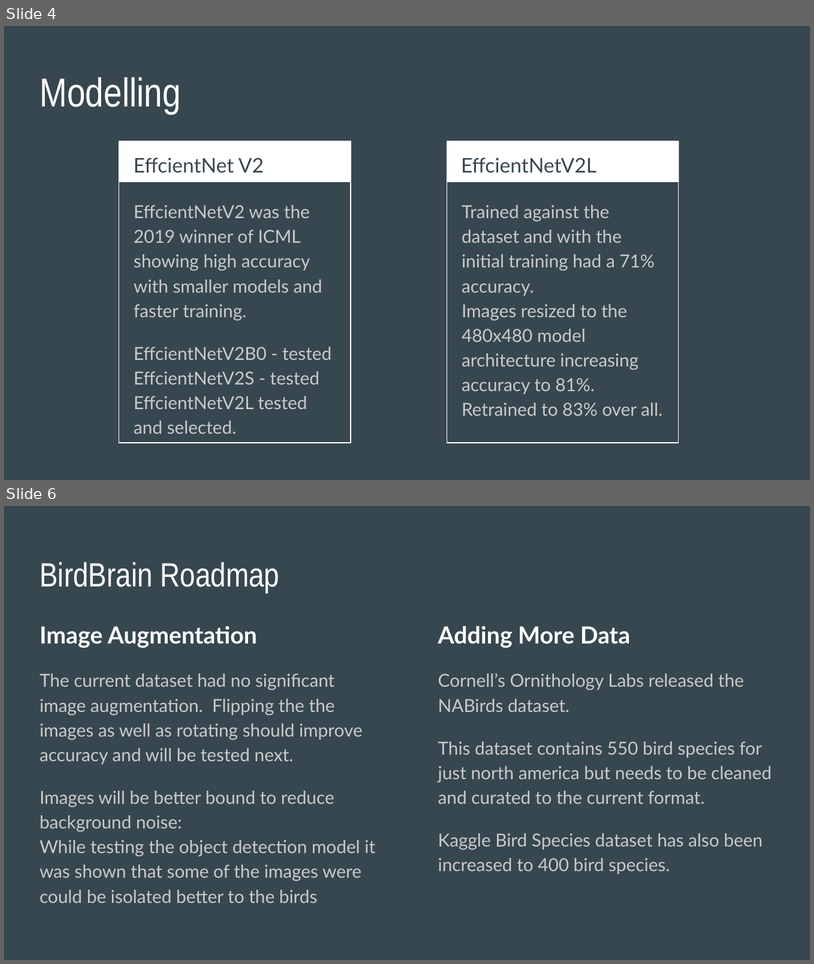
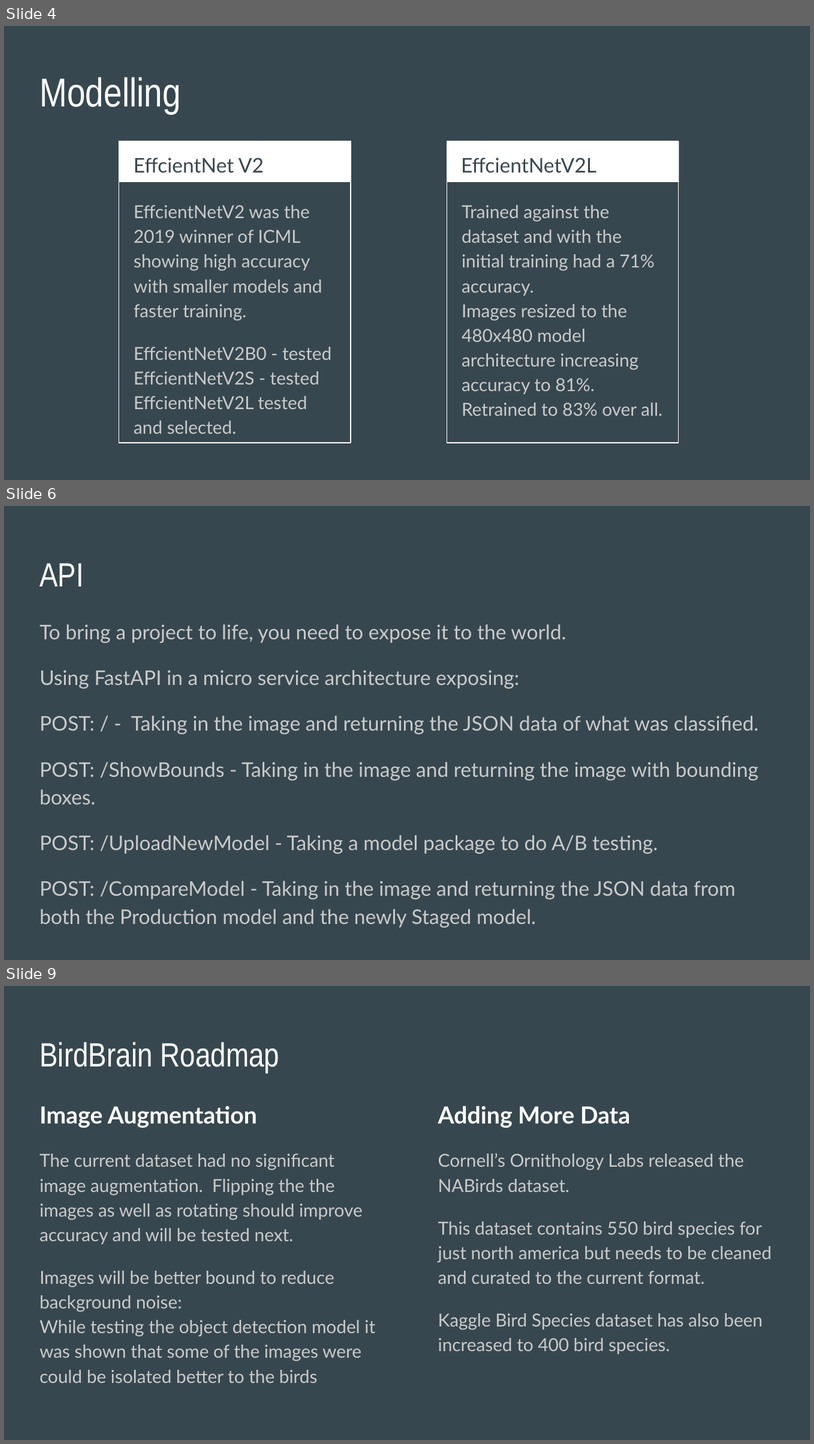
Before and after one commit to tinman-chad/BirdBrain, a slide deck: Capstone 3 - BirdBrain Presentation Slides.pptx. Shown one above the other, each under a label of ours: slides 4 and 6 before the commit, slides 4, 6 and 9 after it; the slides between them are not shown. The pictures are 814x964 and 814x1444 pixels, drawn with LibreOffice and Linux fonts; fonts in the diff are those of the drawing. Boxes give left, top, right and bottom in pixels: in the first picture for what was removed or moved away, otherwise in the second. Text is boxed around its words. In the diff, an @@ line names an element or a change of style, - is before the commit and + after.

Commit message:
Added API slides and images

```diff
--- a/Capstone 3 - BirdBrain Presentation Slides.pptx
+++ b/Capstone 3 - BirdBrain Presentation Slides.pptx
@@ slide 6 added at (4,506,810,960), background #37474F @@
@@ title added at (39,563,84,586), 30 pt, text #FFFFFF @@
+API
@@ text added at (39,624,759,927), 18 pt, text #CACACA @@
+To bring a project to life, you need to expose it to the world.
+Using FastAPI in a micro service architecture exposing:
+POST: / - Taking in the image and returning the JSON data of what was classified.
+POST: /ShowBounds - Taking in the image and returning the image with bounding boxes.
+POST: /UploadNewModel - Taking a model package to do A/B testing.
+POST: /CompareModel - Taking in the image and returning the JSON data from both the Production model and the newly Staged model.
@@ what was slide 6 is now slide 9 @@
```
Also in this commit, not shown: 2 other slides added, 4 other files.
